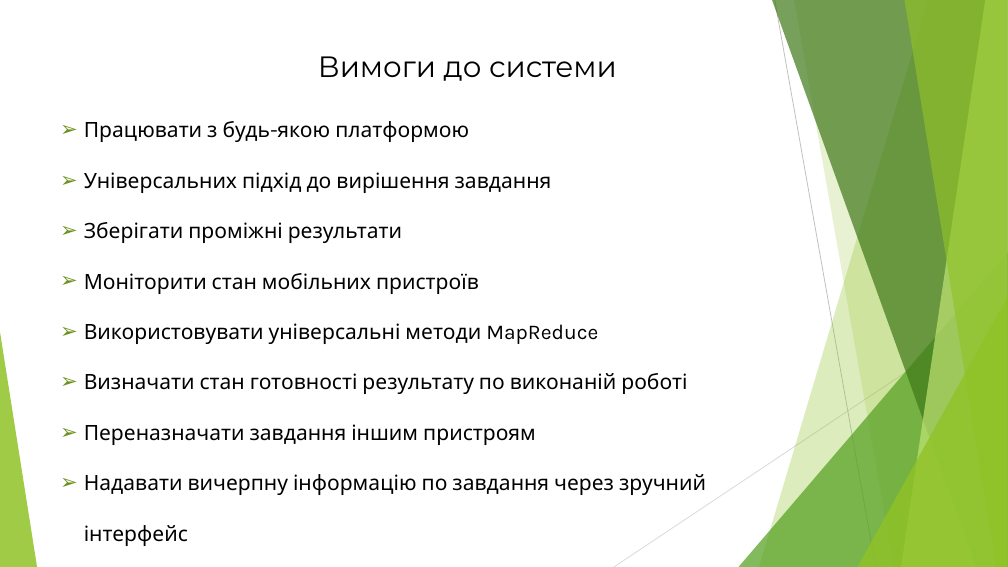
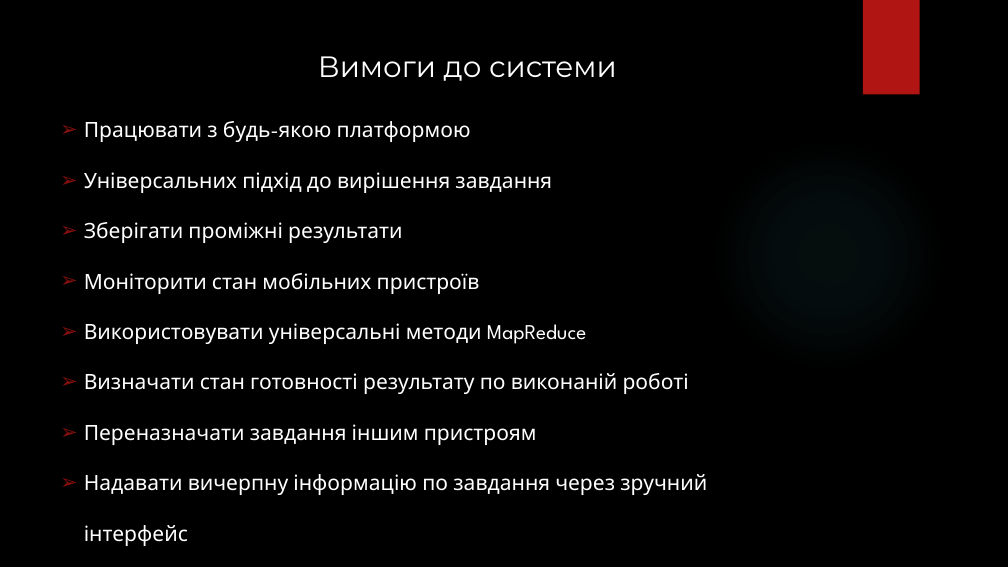
Before and after one commit to PavlezT/Reckon, a slide deck: slide 5 of documents/Предзахист_ПавленкоВ.М.pptx. Drawn at 1008x567 pixels with LibreOffice and Linux fonts; fonts in the diff are those of the drawing; background and template pictures are left out. Boxes give left, top, right and bottom in pixels: in the first picture for what was removed or moved away, otherwise in the second. Text is boxed around its words. In the diff, an @@ line names an element or a change of style, - is before the commit and + after.

```diff
--- a/documents/Предзахист_ПавленкоВ.М.pptx
+++ b/documents/Предзахист_ПавленкоВ.М.pptx
@@ background #FFFFFF to picture (left out) @@
@@ rectangle added at (863,0,920,95), fill #B01513 @@
@@ text "Вимоги до системи" at (318,56,617,81): text colour #000000 to #FFFFFF @@
@@ text "Працювати з будь-якою платформою" at (84,121,707,546): font Karla to League Spartan, text colour #000000 to #FFFFFF; bullet colour #6C921D to #84100E @@
@@ ellipse added at (712,138,944,371), fill gradient #50B9C1 @@
@@ group removed at (0,0,1008,567): 5 freeform shapes, 3 triangles, 2 lines @@
```
Also in this commit, not shown: 14 other slides changed, 2 slides added, 19 other files.
